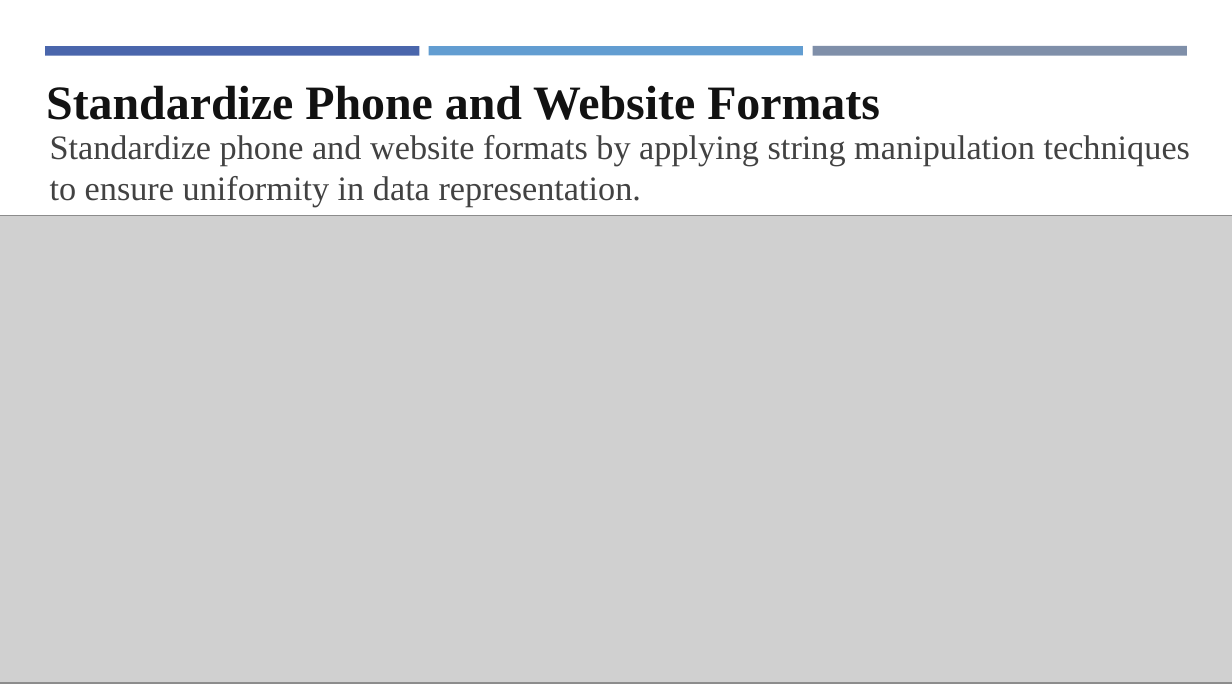
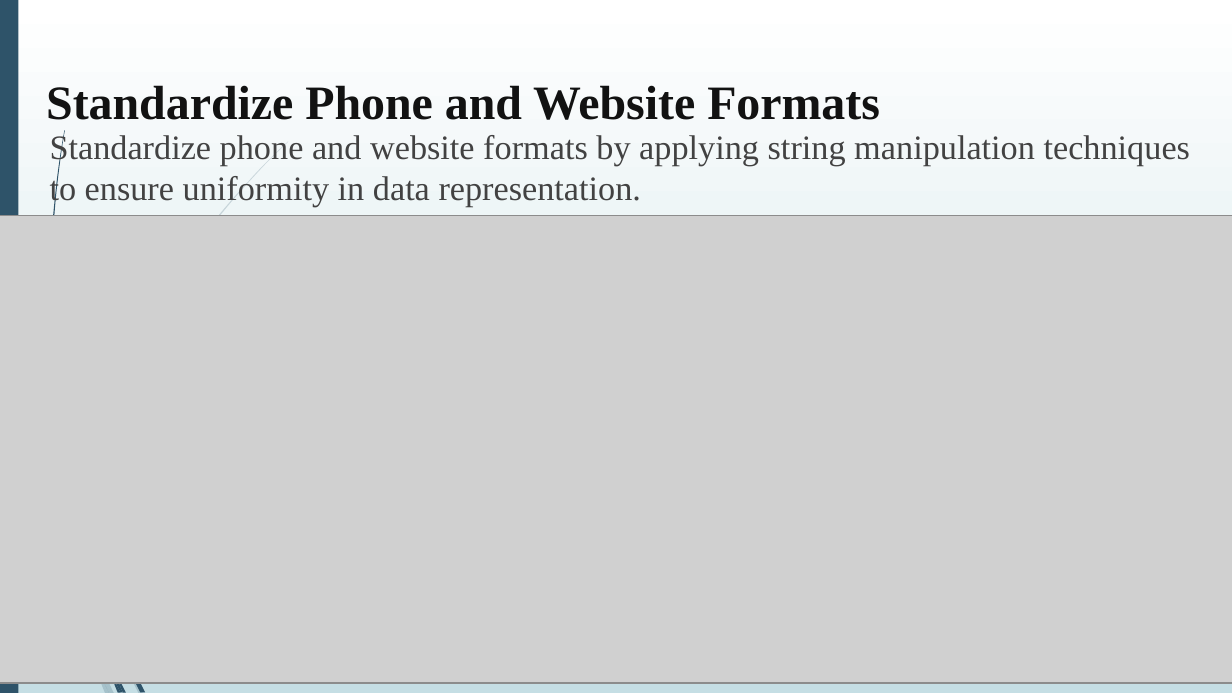
Before and after one commit to kouakoua1/Hospital-Analysis, a slide deck: slide 10 of 5 - Hospital Data Analysis report - Presentation.pptx (slide 11 before the commit). Drawn at 1232x693 pixels with LibreOffice and Linux fonts; fonts in the diff are those of the drawing; grey boxes stand for pictures. Boxes give left, top, right and bottom in pixels: in the first picture for what was removed or moved away, otherwise in the second. Text is boxed around its words. In the diff, an @@ line names an element or a change of style, - is before the commit and + after.

```diff
--- a/5 - Hospital Data Analysis report - Presentation.pptx
+++ b/5 - Hospital Data Analysis report - Presentation.pptx
@@ background #FFFFFF to gradient #FFFFFF to #C5DEE5 @@
@@ rectangle added at [0, 0, 18, 692], fill #2E5369 @@
@@ rectangle removed at [46, 47, 420, 57] @@
@@ rectangle removed at [429, 47, 803, 55] @@
@@ rectangle removed at [813, 46, 1188, 55] @@
@@ group added at [79, 142, 288, 693]: 5 freeform shapes @@
@@ group added at [2, 0, 145, 693]: 6 freeform shapes @@
```
Also in this commit, not shown: 18 other slides changed, 4 slides added, 15 slides removed, 1 other file.
